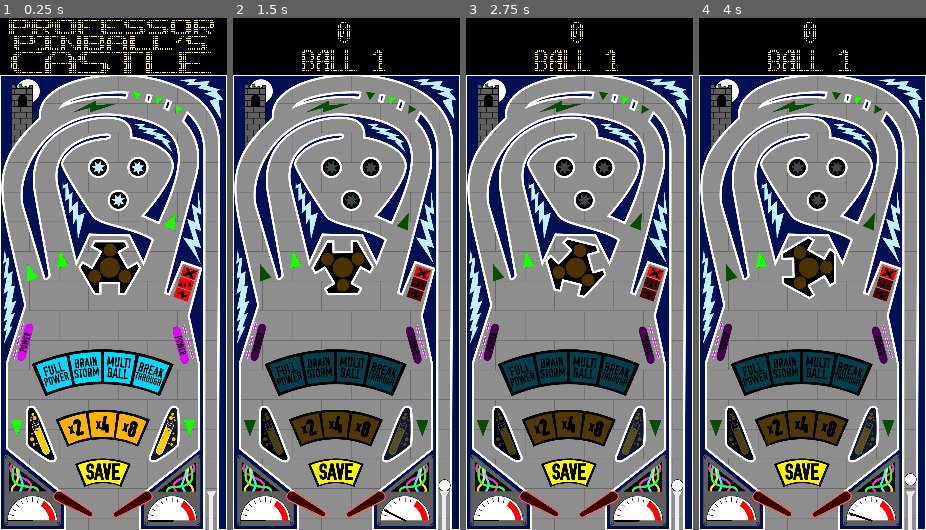
Above: before the commit, frames 1-4 (left to right).
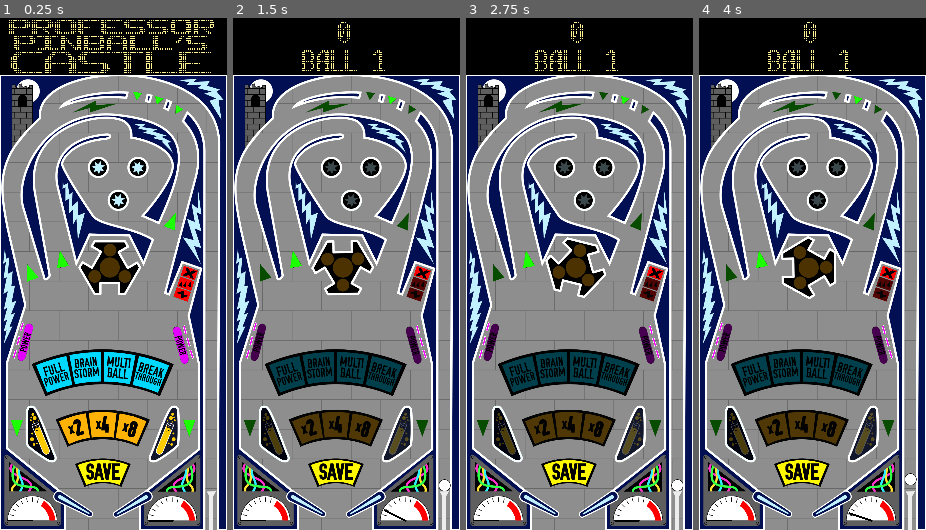
Above: after the commit, the same moments.

Repository: dbisdorf/professor-pinball
Game: Godot game, scene res://Table.tscn
The game is run twice, just before and just after one commit, with the same random seed, the same clock (stepped at 60 frames per second) and the same inputs.
Inputs:
- Up to frame 1 (0.25 s): no input
- Up to frame 2 (1.5 s): tap Enter at 0.5 s; hold D 0.53-1.28 s; hold Q 0.53-1.28 s; tap Space at 0.77 s; hold S from 1.28 s (still down); tap B at 1.35 s
- Up to frame 3 (2.75 s): tap Space at 1.52 s; release S at 2.03 s; hold D from 2.03 s (still down); tap C at 2.1 s
- Up to frame 4 (4 s): release D at 2.78 s; hold W 2.78-3.53 s; tap E at 2.85 s; tap Space at 3.02, 3.77 s; hold A from 3.53 s (still down); tap F at 3.6 s

The runs differ from the first frame. In frame 1, 0.7% of the frame differs, in the area x 23-68%, y 92-98%; in frame 2, 0.7%; in frame 3, 0.7%; in frame 4, 0.7%.

Commit message:
Sound and graphics improvements.

Diff:
--- a/Table.tscn
+++ b/Table.tscn
@@ -426,7 +426,6 @@
 
 [node name="Toy" type="RigidBody2D" parent="."]
 pause_mode = 1
-editor/display_folded = true
 position = Vector2( 433.266, 982.927 )
 z_index = 10
 mode = 3
--- a/project.godot
+++ b/project.godot
@@ -165,10 +165,6 @@
  ]
 }
 
-[logging]
-
-file_logging/enable_file_logging=true
-
 [physics]
 
 common/physics_fps=180
Binary file changed: graphics/flipper.png
Not shown, changed: sound/buzz.wav.import
Not shown, changed: sound/tick.wav.import
Not shown, changed: README.md
Not shown, changed: sound/tick.wav
